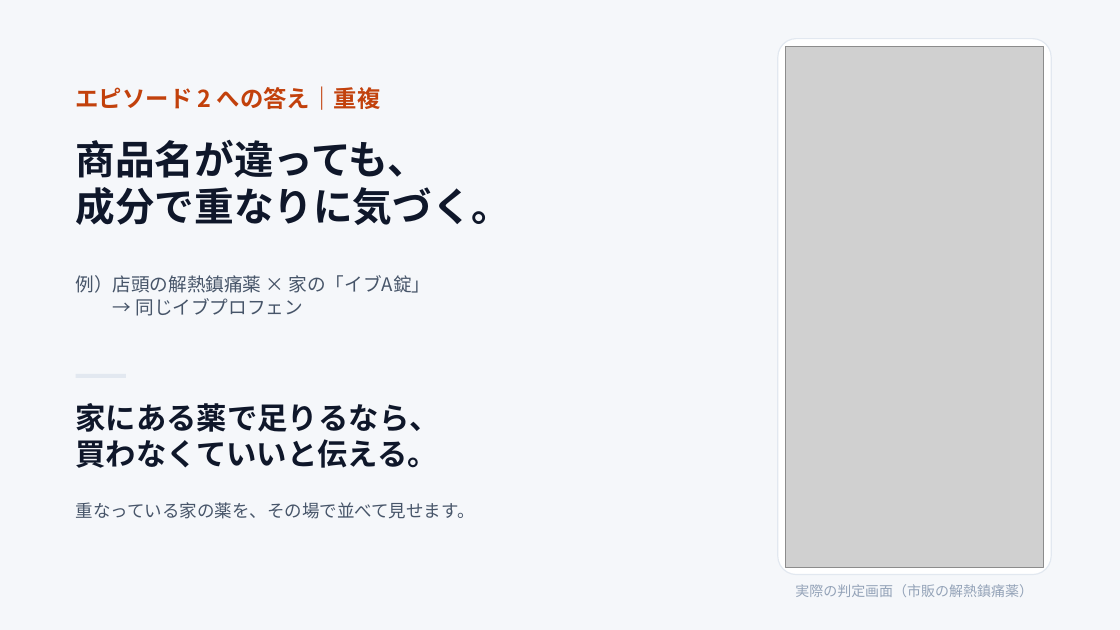
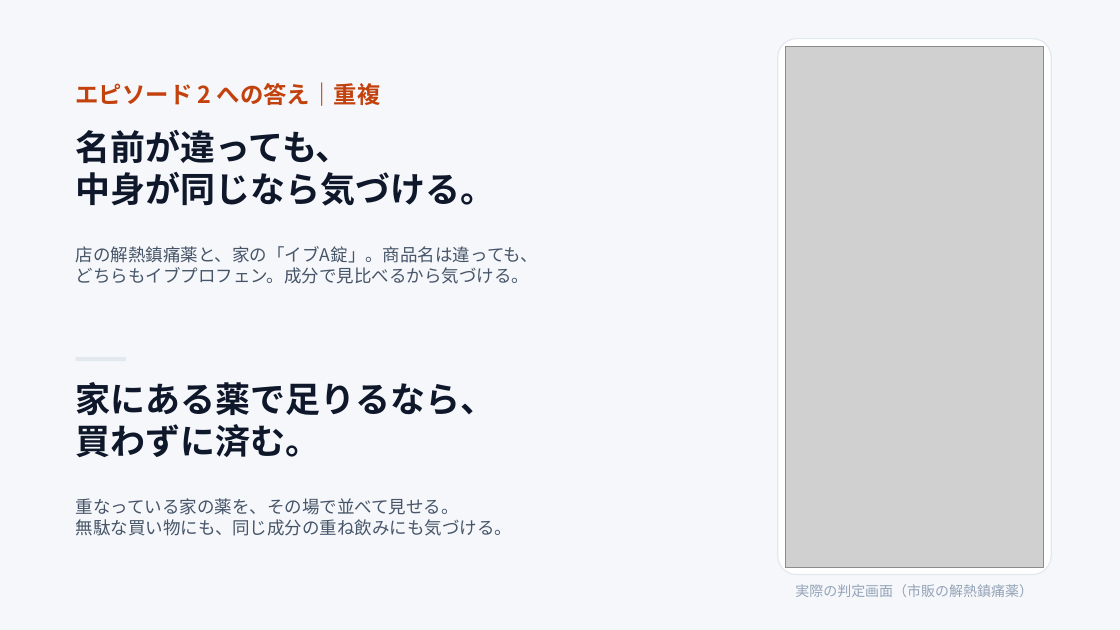
Before and after one commit to John-Frusciante/overlai, a slide deck: slide 7 of docs/ピッチ/Overlai_本選ピッチ.pptx. Drawn at 1120x630 pixels with LibreOffice and Linux fonts; fonts in the diff are those of the drawing; grey boxes stand for pictures. Boxes give left, top, right and bottom in pixels: in the first picture for what was removed or moved away, otherwise in the second. Text is boxed around its words. In the diff, an @@ line names an element or a change of style, - is before the commit and + after.

```diff
--- a/docs/ピッチ/Overlai_本選ピッチ.pptx
+++ b/docs/ピッチ/Overlai_本選ピッチ.pptx
@@ text "エピソード 2 への答え｜重複": place and size @@
-text "エピソード 2 への答え｜重複" at bbox=[76, 86, 381, 110]
+text "エピソード 2 への答え｜重複" at bbox=[76, 82, 381, 106]
@@ text at bbox=[76, 130, 496, 206]: text changed; size 34 to 30 pt @@
-商品名が違っても、
-成分で重なりに気づく。
+名前が違っても、
+中身が同じなら気づける。
@@ text at bbox=[76, 246, 539, 284]: text changed; size 16 to 15 pt @@
-例）店頭の解熱鎮痛薬 × 家の「イブA錠」
-→ 同じイブプロフェン
+店の解熱鎮痛薬と、家の「イブA錠」。商品名は違っても、
+どちらもイブプロフェン。成分で見比べるから気づける。
@@ rectangle: place and size @@
-rectangle at bbox=[76, 374, 126, 378]
+rectangle at bbox=[76, 357, 126, 361]
@@ text at bbox=[76, 382, 496, 415]: size 26 to 30 pt in "家にある薬で足りるなら、" @@
@@ text "家にある薬で足りるなら、": place and size @@
-text "家にある薬で足りるなら、" at bbox=[76, 403, 440, 468]
+text "家にある薬で足りるなら、" at bbox=[76, 382, 496, 457]
@@ text at bbox=[76, 424, 321, 457]: text changed; size 26 to 30 pt @@
-買わなくていいと伝える。
+買わずに済む。
@@ text at bbox=[76, 498, 513, 536]: text changed @@
-重なっている家の薬を、その場で並べて見せます。
+重なっている家の薬を、その場で並べて見せる。
+無駄な買い物にも、同じ成分の重ね飲みにも気づける。
```
Also in this commit, not shown: 6 other slides changed, 1 slide added, 6 other files.
